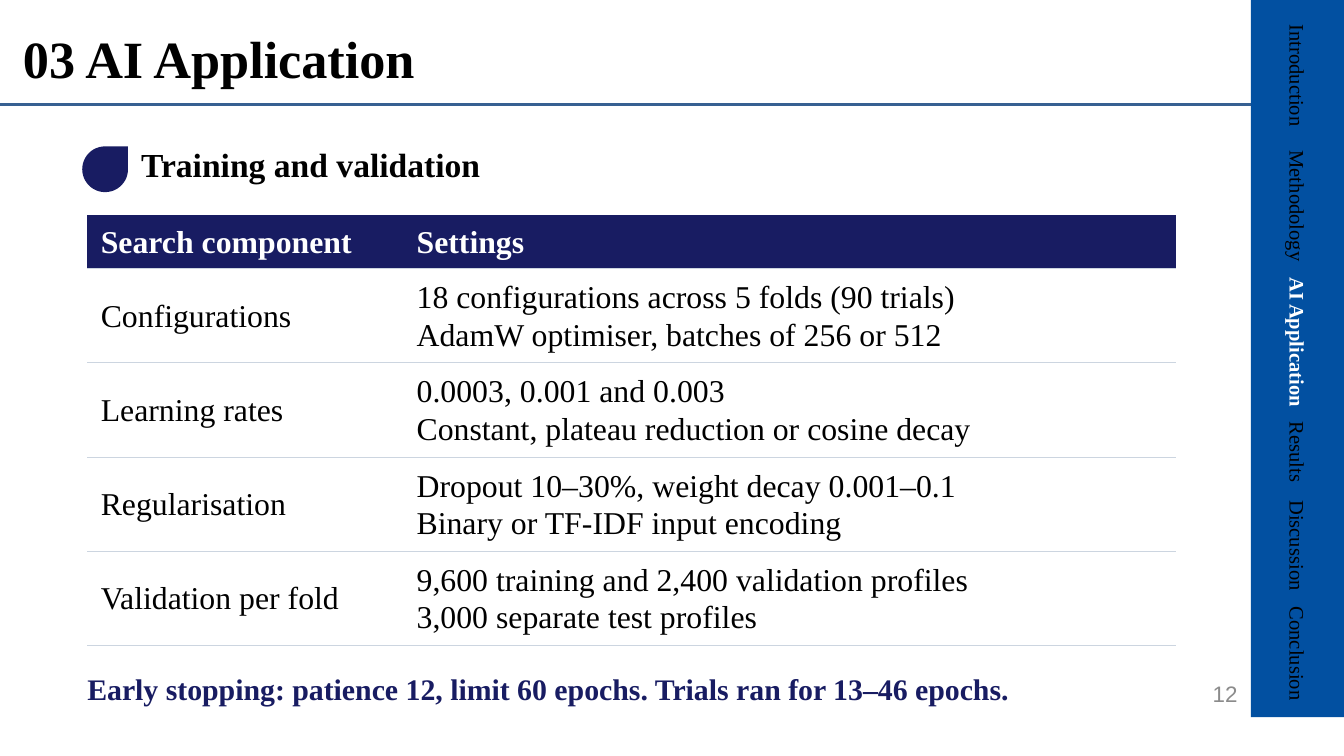
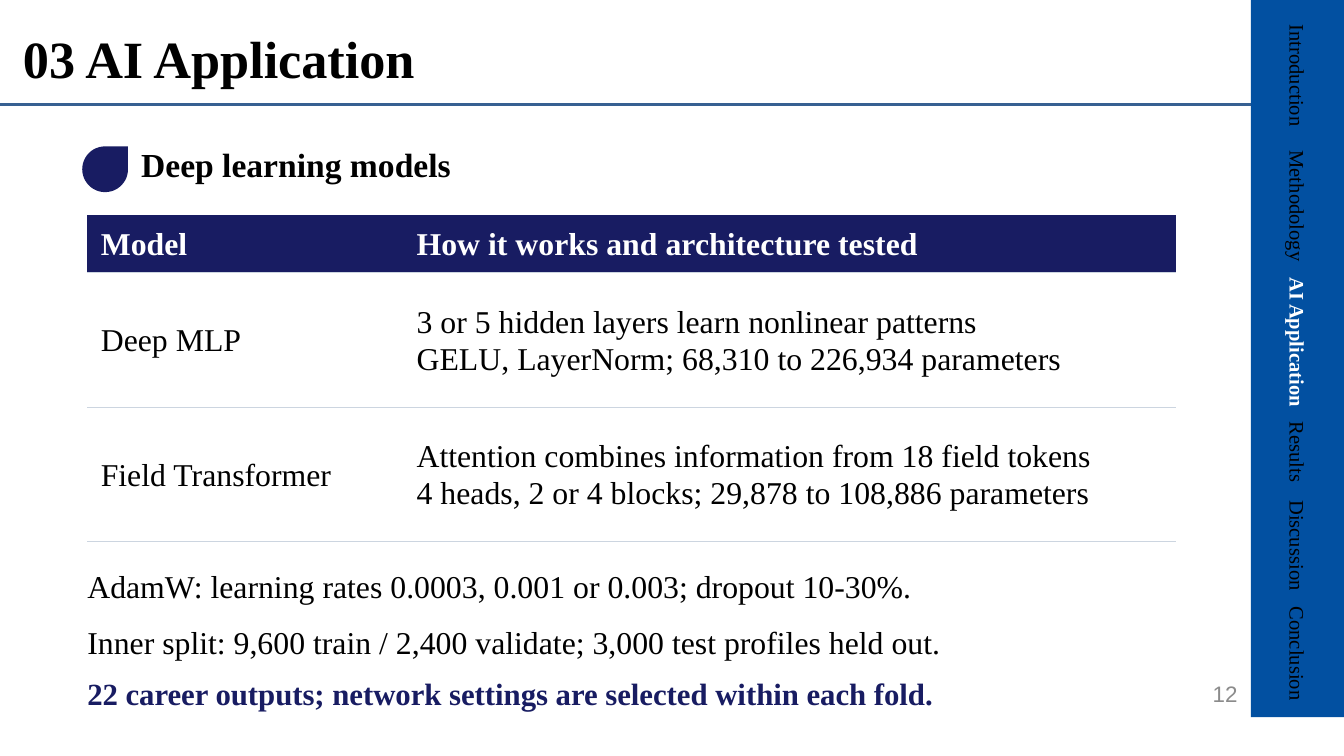
Before and after one commit to NguyenThienAn0610/GP8001-AI-Literacy-Project, a slide deck: slide 12 of presentations/GP8001_GE2_AI_Application_Results.pptx. Drawn at 1344x756 pixels with LibreOffice and Linux fonts; fonts in the diff are those of the drawing; background and template pictures are left out. Boxes give left, top, right and bottom in pixels: in the first picture for what was removed or moved away, otherwise in the second. Text is boxed around its words. In the diff, an @@ line names an element or a change of style, - is before the commit and + after.

```diff
--- a/presentations/GP8001_GE2_AI_Application_Results.pptx
+++ b/presentations/GP8001_GE2_AI_Application_Results.pptx
@@ text at (141,153,451,184): text changed @@
-Training and validation
+Deep learning models
@@ table at (87,215,1176,542) @@
-row 1: Search component | Settings
-row 2: Configurations | 18 configurations across 5 folds (90 trials) / AdamW optimiser, batches of 256 or 512
-row 3: Learning rates | 0.0003, 0.001 and 0.003 / Constant, plateau reduction or cosine decay
-row 4: Regularisation | Dropout 10–30%, weight decay 0.001–0.1 / Binary or TF-IDF input encoding
-row 5: Validation per fold | 9,600 training and 2,400 validation profiles / 3,000 separate test profiles
+row 1: Model | How it works and architecture tested
+row 2: Deep MLP | 3 or 5 hidden layers learn nonlinear patterns / GELU, LayerNorm; 68,310 to 226,934 parameters
+row 3: Field Transformer | Attention combines information from 18 field tokens / 4 heads, 2 or 4 blocks; 29,878 to 108,886 parameters
@@ text at (87,576,912,604): text changed; size 16 to 17 pt; text colour #181C62 to #000000; bold off @@
-Early stopping: patience 12, limit 60 epochs. Trials ran for 13–46 epochs.
+AdamW: learning rates 0.0003, 0.001 or 0.003; dropout 10-30%.
@@ text added at (87,631,941,660), 17 pt, text #000000 @@
+Inner split: 9,600 train / 2,400 validate; 3,000 test profiles held out.
@@ text added at (87,683,933,711), 16.5 pt, text #181C62, bold @@
+22 career outputs; network settings are selected within each fold.
```
Also in this commit, not shown: 1 other slide changed, 7 other files.
